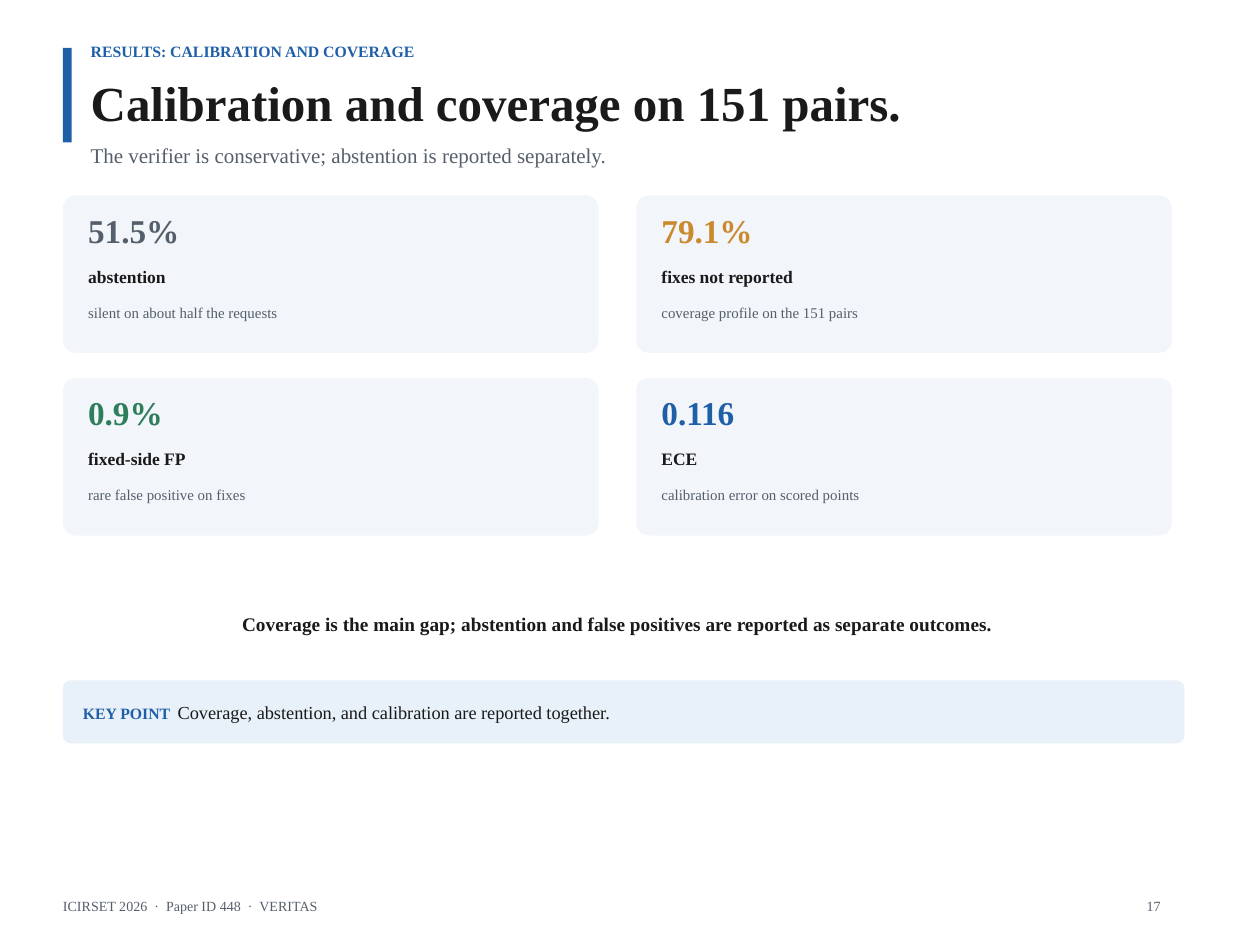
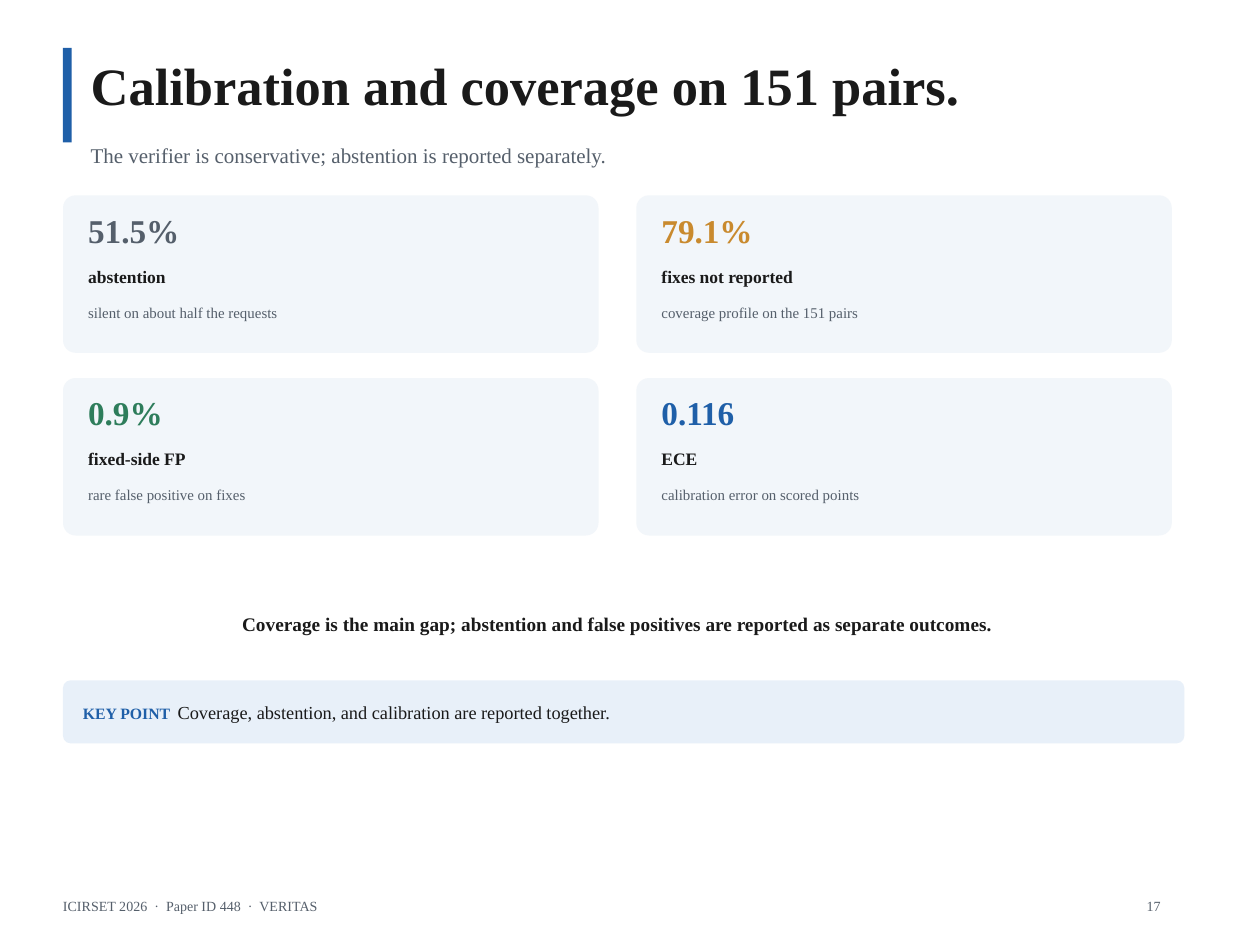
Before and after one commit to AmonWasHere/Proto, a slide deck: slide 17 of paper/ICIRSET-26_VERITAS_Presentation.pptx. Drawn at 1260x945 pixels with LibreOffice and Linux fonts; fonts in the diff are those of the drawing. Boxes give left, top, right and bottom in pixels: in the first picture for what was removed or moved away, otherwise in the second. Text is boxed around its words. In the diff, an @@ line names an element or a change of style, - is before the commit and + after.

```diff
--- a/paper/ICIRSET-26_VERITAS_Presentation.pptx
+++ b/paper/ICIRSET-26_VERITAS_Presentation.pptx
@@ text "Calibration and coverage on 151 ...": place and size @@
-text "Calibration and coverage on 151 ..." at (91, 87, 900, 131)
+text "Calibration and coverage on 151 ..." at (91, 68, 959, 116)
@@ text "Calibration and coverage on 151 ..." at (91, 68, 959, 116): size 28 to 30 pt @@
@@ text removed at (91, 46, 414, 58) @@
-RESULTS: CALIBRATION AND COVERAGE
```
Also in this commit, not shown: 16 other slides changed, 1 other file.
